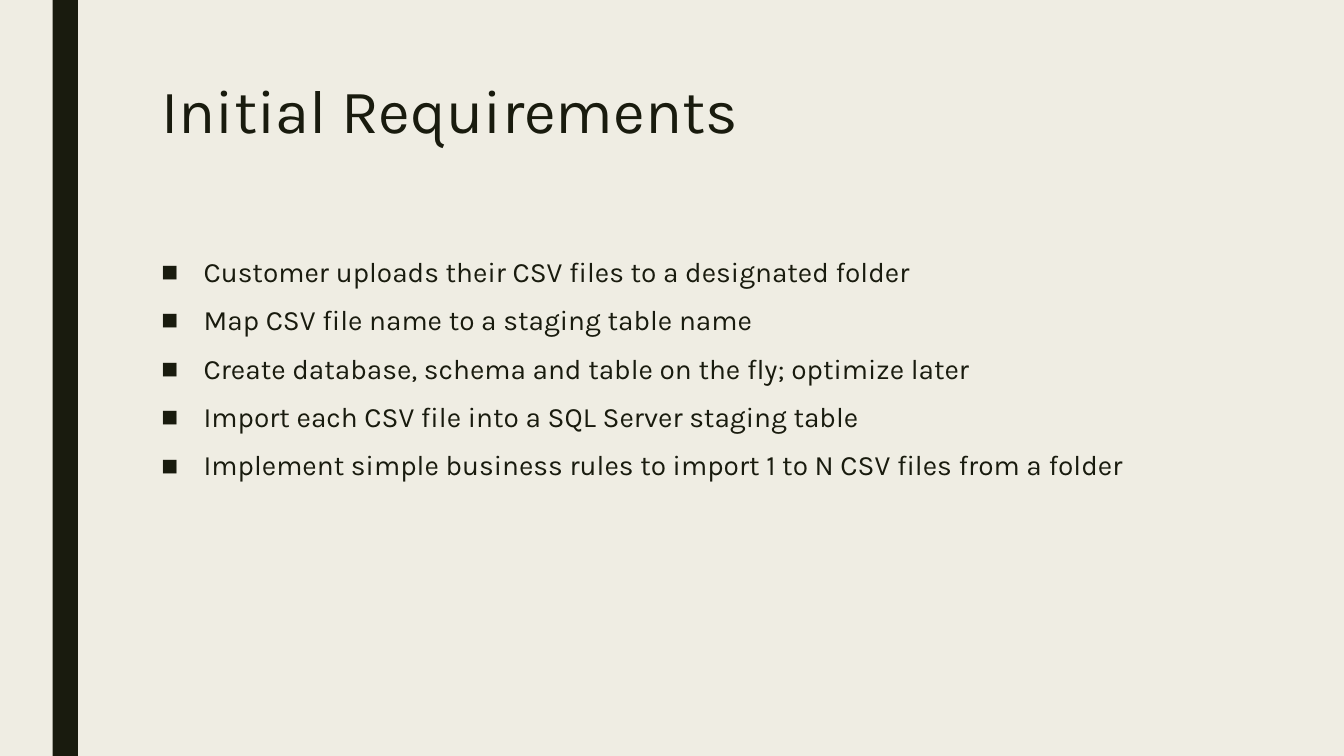
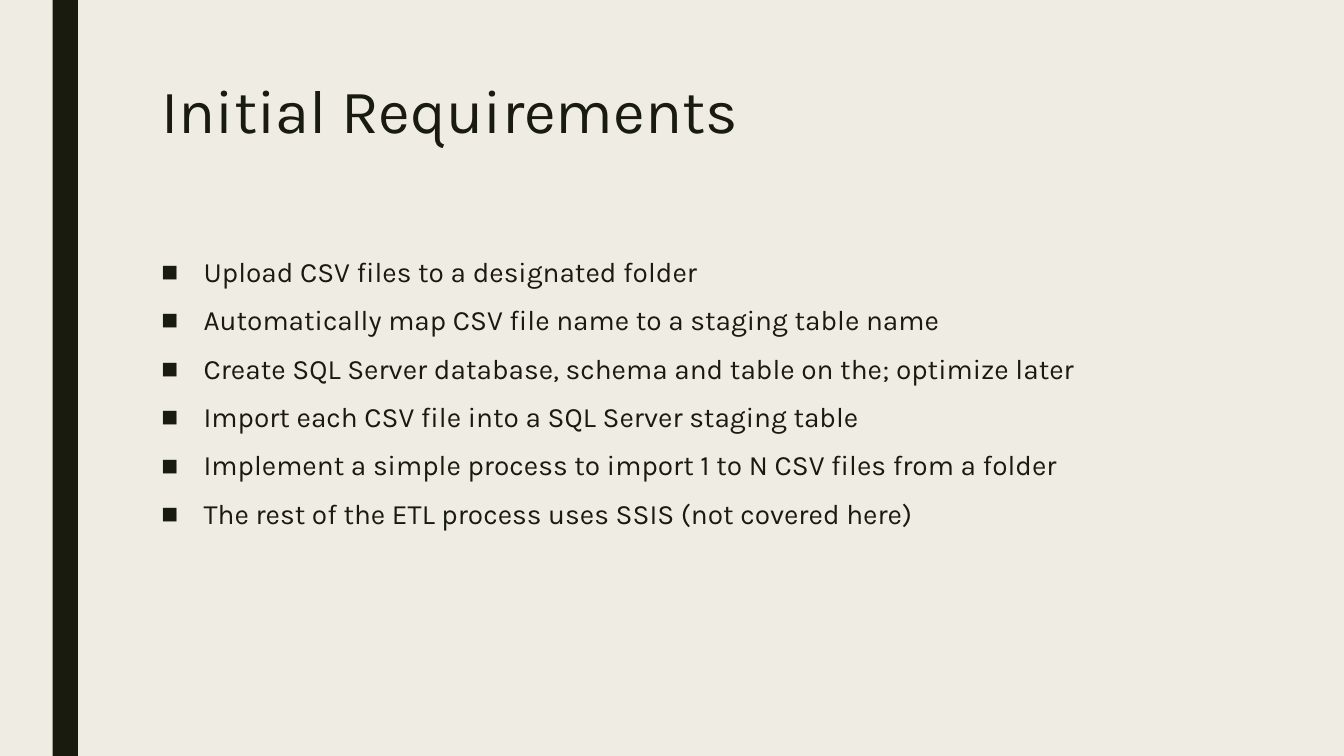
Before and after one commit to agent86ray/PowerShell-ETL-Framework, a slide deck: slide 4 of Powershell ETL framework.pptx (slide 3 before the commit). Drawn at 1344x756 pixels with LibreOffice and Linux fonts; fonts in the diff are those of the drawing. Boxes give left, top, right and bottom in pixels: in the first picture for what was removed or moved away, otherwise in the second. Text is boxed around its words. In the diff, an @@ line names an element or a change of style, - is before the commit and + after.

```diff
--- a/Powershell ETL framework.pptx
+++ b/Powershell ETL framework.pptx
@@ text at (204, 262, 1073, 386): text changed @@
-■ Customer uploads their CSV files to a designated folder
-■ Map CSV file name to a staging table name
-■ Create database, schema and table on the fly; optimize later
+■ Upload CSV files to a designated folder
+■ Automatically map CSV file name to a staging table name
+■ Create SQL Server database, schema and table on the; optimize later
@@ text at (204, 455, 1057, 531): text changed @@
-■ Implement simple business rules to import 1 to N CSV files from a folder
+■ Implement a simple process to import 1 to N CSV files from a folder
+■ The rest of the ETL process uses SSIS (not covered here)
```
Also in this commit, not shown: 3 other slides changed, 2 slides added, 1 slide removed.
